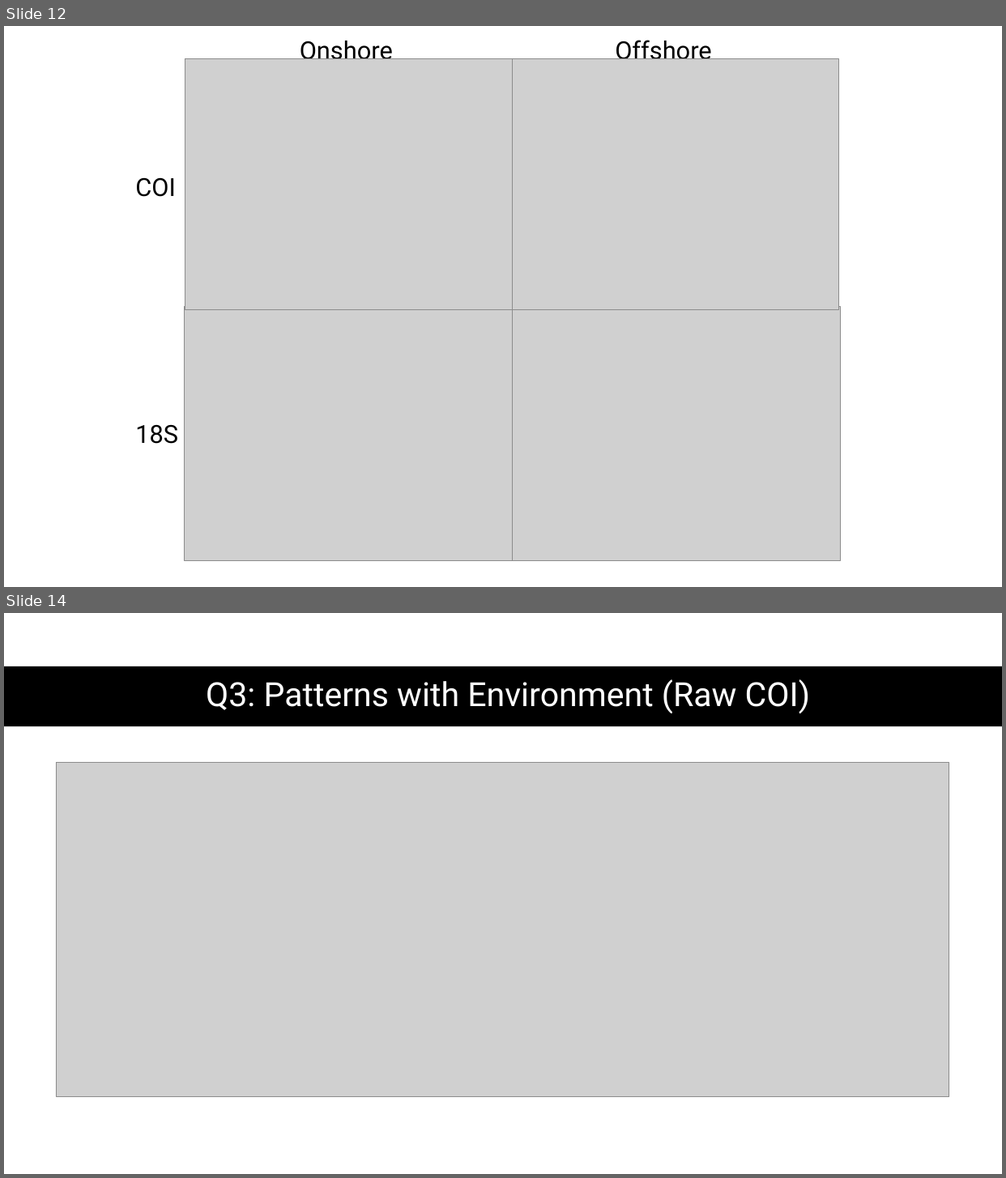
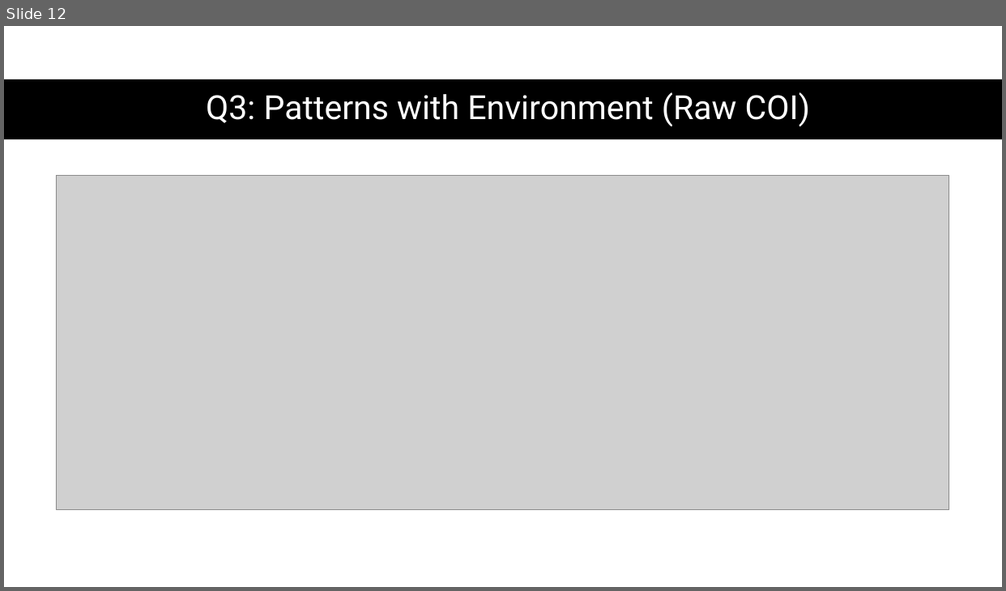
Before and after one commit to DanteCapone/cceZoopPatterns, a slide deck: drafts/powerpoint_plots.pptx. Shown one above the other, each under a label of ours: slides 12 and 14 before the commit, slide 12 after it; the slides between them are not shown. The pictures are 1006x1178 and 1006x591 pixels, drawn with LibreOffice and Linux fonts; fonts in the diff are those of the drawing; grey boxes stand for pictures. Boxes give left, top, right and bottom in pixels: in the first picture for what was removed or moved away, otherwise in the second. Text is boxed around its words. In the diff, an @@ line names an element or a change of style, - is before the commit and + after.

```diff
--- a/drafts/powerpoint_plots.pptx
+++ b/drafts/powerpoint_plots.pptx
@@ slide 12 removed at (4, 26, 1002, 587), background #FFFFFF @@
@@ text removed at (300, 41, 393, 66) @@
-Onshore
@@ text removed at (615, 40, 711, 59) @@
-Offshore
@@ picture removed at (185, 59, 513, 310) @@
@@ picture removed at (513, 59, 839, 310) @@
@@ text removed at (135, 177, 176, 197) @@
-COI
@@ picture removed at (185, 307, 513, 561) @@
@@ picture removed at (513, 307, 840, 561) @@
@@ text removed at (135, 425, 178, 444) @@
-18S
@@ what was slide 14 is now slide 12 @@
```
Also in this commit, not shown: 6 slides changed, 7 slides added, 6 other slides removed, 21 other files.
